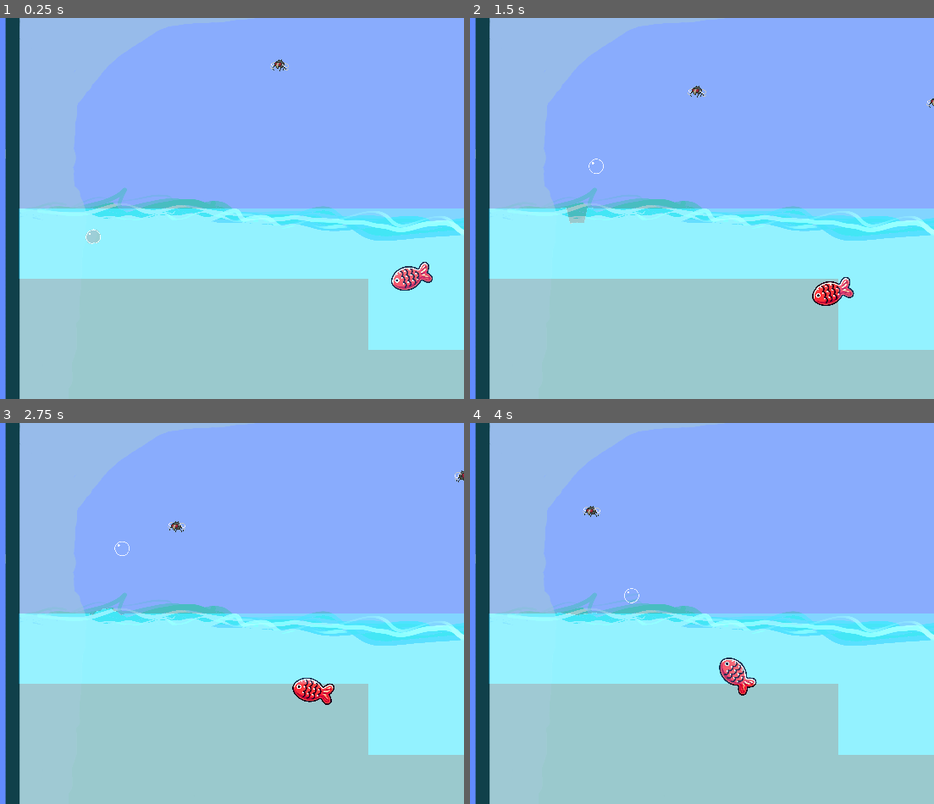
Above: before the commit, frames 1-4 (two rows, left to right).
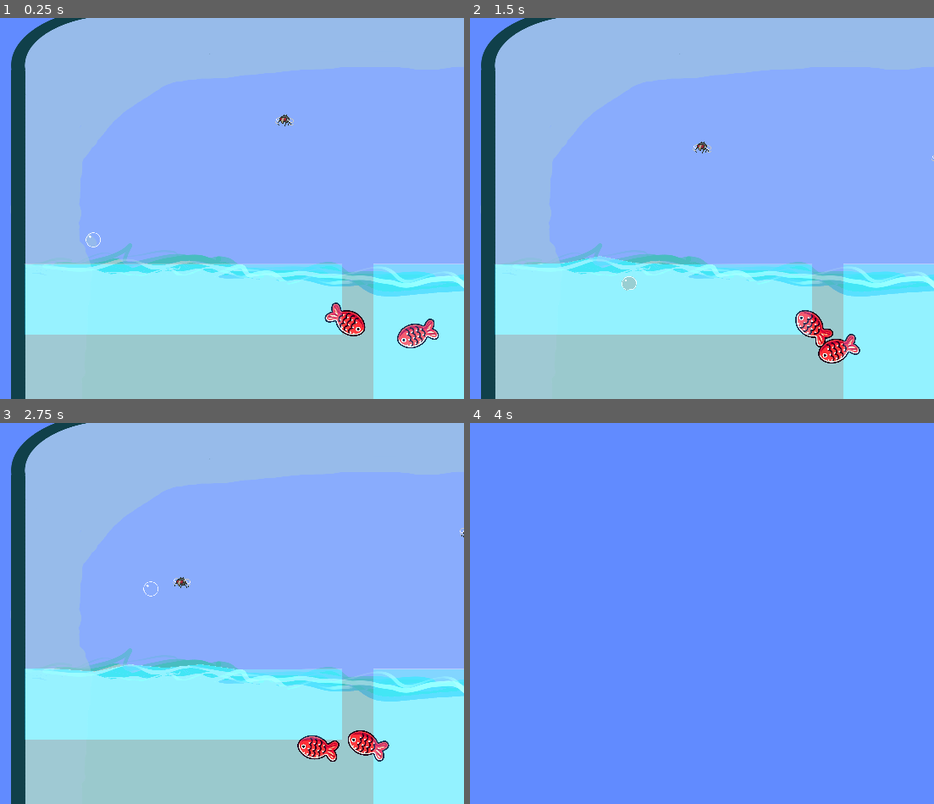
Above: after the commit, the same moments.

Repository: bcrandall0520/BubbleBois
Game: Godot game, scene res://test_main.tscn
Same seed, same stepped clock (60 frames per second), same inputs: the game is played once before the commit and once after it.
Inputs (mouse positions are in pixels of both pictures, inside the frame that each line leads up to):
- Up to frame 1 (0.25 s): no input
- Up to frame 2 (1.5 s): tap Enter at 0.5 s; move the mouse to (743, 189) at 0.52 s; hold Down (player_1_fast_fall) 0.53-1.28 s; hold Right (player_1_right) from 0.53 s (still down); click (743, 189) at 0.67 s; tap Up (player_1_jump) at 0.77 s; move the mouse to (outside the picture) at 1.27 s; tap A (player_2_left) at 1.35 s
- Up to frame 3 (2.75 s): tap Up (player_1_jump) at 1.52 s; move the mouse to (194, 529) at 2.02 s; release Right (player_1_right) at 2.03 s; hold Left (player_1_left) from 2.03 s (still down); tap D (player_2_right) at 2.1 s
- Up to frame 4 (4 s): move the mouse to (562, 689) at 2.77 s; release Left (player_1_left) at 2.78 s; hold Right (player_1_right) from 2.78 s (still down); tap Down (player_1_fast_fall) at 2.85 s; click (562, 689) at 2.92 s; tap Up (player_1_jump) at 3.02, 3.77 s; move the mouse to (799, 670) at 3.52 s; tap A (player_2_left) at 3.6 s

The runs differ from the first frame. In frame 1, 34% of the frame differs, in the area x 1-100%, y 0-100%; in frame 2, 34%; in frame 3, 34%; in frame 4, 99%.

Commit message:
Added one smart fish

Diff:
--- a/components/enemy/Fish.tscn
+++ b/components/enemy/Fish.tscn
@@ -62,8 +62,9 @@
 rotation = 0.51091
 
 [node name="FishSprite" type="Sprite2D" parent="Path2D/PathFollow2D"]
+rotation = -3.10843
 texture = ExtResource("1_2xfo8")
-flip_h = true
+flip_v = true
 hframes = 3
 vframes = 4
 frame = 1
--- a/components/enemy/smart_fish.gd
+++ b/components/enemy/smart_fish.gd
@@ -1,8 +1,36 @@
 extends CharacterBody2D
 
+const speed = 1300
+var player
+var fish_sprite
+
+func _ready() -> void:
+	player = $"/root/PlayerWatch".player
+	fish_sprite = $FishNode/Path2D/PathFollow2D/FishSprite
 
 func _process(delta: float) -> void:
-	if $"/root/PlayerWatch".player.in_water:
+	var dist = player.global_position.x - fish_sprite.global_position.x
+	print(dist)
+	if player.in_water and dist < 12000 and -dist < 12000:
 		$FishNode.idle = false
+		seek(delta)
 	else:
 		$FishNode.idle = true
+
+func seek(delta):
+	var player_pos = player.global_position
+	var fish_pos = fish_sprite.global_position
+	var direction_to_player = fish_pos.direction_to(player_pos)
+
+	global_position += direction_to_player * delta * speed
+
+	if direction_to_player.x < 0:
+		fish_sprite.flip_h = true
+
+	else:
+		fish_sprite.flip_h = false
+
+	fish_sprite.rotation = direction_to_player.angle()
+
+	print(fish_sprite.rotation)
+	print(direction_to_player.angle())
--- a/components/enemy/smart_fish.tscn
+++ b/components/enemy/smart_fish.tscn
@@ -9,8 +9,8 @@
 script = ExtResource("1_x3arj")
 
 [node name="FishNode" parent="." instance=ExtResource("1_610ii")]
-position = Vector2(324, 1345)
+position = Vector2(-2, 11)
 
 [node name="CollisionShape2D" type="CollisionShape2D" parent="."]
-position = Vector2(324, 1345)
+position = Vector2(0, 1)
 shape = SubResource("CircleShape2D_e5ggb")
--- a/components/player/character_body_2d.gd
+++ b/components/player/character_body_2d.gd
@@ -2,7 +2,7 @@
 @onready var pop_vfx: AudioStreamPlayer = $"../pop"
 
 
-const SPEED = 1000.0
+const SPEED = 2000.0
 const JUMP_VELOCITY = -3000.0
 const FAST_FALL_VELOCITY = 1000.0
 
--- a/components/player/player.tscn
+++ b/components/player/player.tscn
@@ -330,7 +330,6 @@
 [node name="Bone-8" type="Bone2D" parent="SoftBody2D/Skeleton2D"]
 position = Vector2(16, 3)
 rotation = 2.47758
-scale = Vector2(1, 1)
 rest = Transform2D(-0.787525, 0.616283, -0.616283, -0.787525, 16, 3)
 auto_calculate_length_and_angle = false
 length = 8.0
@@ -383,7 +382,6 @@
 [node name="Bone-12" type="Bone2D" parent="SoftBody2D/Skeleton2D"]
 position = Vector2(16, 29)
 rotation = -2.47758
-scale = Vector2(1, 1)
 rest = Transform2D(-0.787525, -0.616283, 0.616283, -0.787525, 16, 29)
 auto_calculate_length_and_angle = false
 length = 8.0
@@ -450,7 +448,6 @@
 [node name="Bone-17" type="Bone2D" parent="SoftBody2D/Skeleton2D"]
 position = Vector2(23.2657, 29.1251)
 rotation = -0.805855
-scale = Vector2(1, 1)
 rest = Transform2D(0.692495, -0.721423, 0.721423, 0.692495, 23.2657, 29.1251)
 auto_calculate_length_and_angle = false
 length = 8.0
--- a/test_main.tscn
+++ b/test_main.tscn
@@ -6,6 +6,7 @@
 [ext_resource type="PackedScene" uid="uid://cq8xoorso41bd" path="res://components/enemy/ship.tscn" id="3_jibpa"]
 [ext_resource type="PackedScene" uid="uid://baqkr44x8c7kf" path="res://components/platform/springyWater/Scenes/Water_Body.tscn" id="3_tk0fa"]
 [ext_resource type="PackedScene" uid="uid://cmak5xaapxgrf" path="res://components/platform/waterSurface.tscn" id="3_xaq06"]
+[ext_resource type="PackedScene" uid="uid://cjdsp466s3qvx" path="res://components/enemy/smart_fish.tscn" id="4_o6klx"]
 [ext_resource type="PackedScene" uid="uid://ca1rlinjos0y7" path="res://components/enemy/Fish.tscn" id="5_ae3ty"]
 [ext_resource type="PackedScene" uid="uid://cow7nrqmkvy6s" path="res://bottle.tscn" id="8_1n1he"]
 
@@ -47,16 +48,24 @@
 z_index = 1
 position = Vector2(-1000, 0)
 scale = Vector2(2, 2)
+distance_between_springs = 500
+spring_number = 10
+depth = 400
 
 [node name="Water_Body2" parent="PlatformWater" instance=ExtResource("3_tk0fa")]
 z_index = 1
 position = Vector2(8900, 0)
 scale = Vector2(2, 2)
+distance_between_springs = 500
+spring_number = 10
 
 [node name="Water_Body3" parent="PlatformWater" instance=ExtResource("3_tk0fa")]
 z_index = 1
 position = Vector2(18800, 0)
 scale = Vector2(4, 4)
+distance_between_springs = 500
+spring_number = 10
+depth = 400
 
 [node name="Ship" parent="." instance=ExtResource("3_jibpa")]
 position = Vector2(13552, -497)
@@ -64,7 +73,7 @@
 
 [node name="Bubble" parent="." instance=ExtResource("1_rmo0b")]
 z_index = 5
-position = Vector2(1112, 872)
+position = Vector2(959, -704)
 
 [node name="Bottle" parent="." instance=ExtResource("8_1n1he")]
 position = Vector2(60566, -636)
@@ -142,3 +151,7 @@
 
 [node name="FlyNode8" parent="." instance=ExtResource("3_23shv")]
 position = Vector2(3098, -3854)
+
+[node name="SmartFish" parent="." instance=ExtResource("4_o6klx")]
+position = Vector2(7867, 1363)
+scale = Vector2(3, 3)
Not shown: 1 places in components/platform/water_rect.tscn that only renumber resources
Not shown: 1 places in test_main.tscn that only renumber resources
